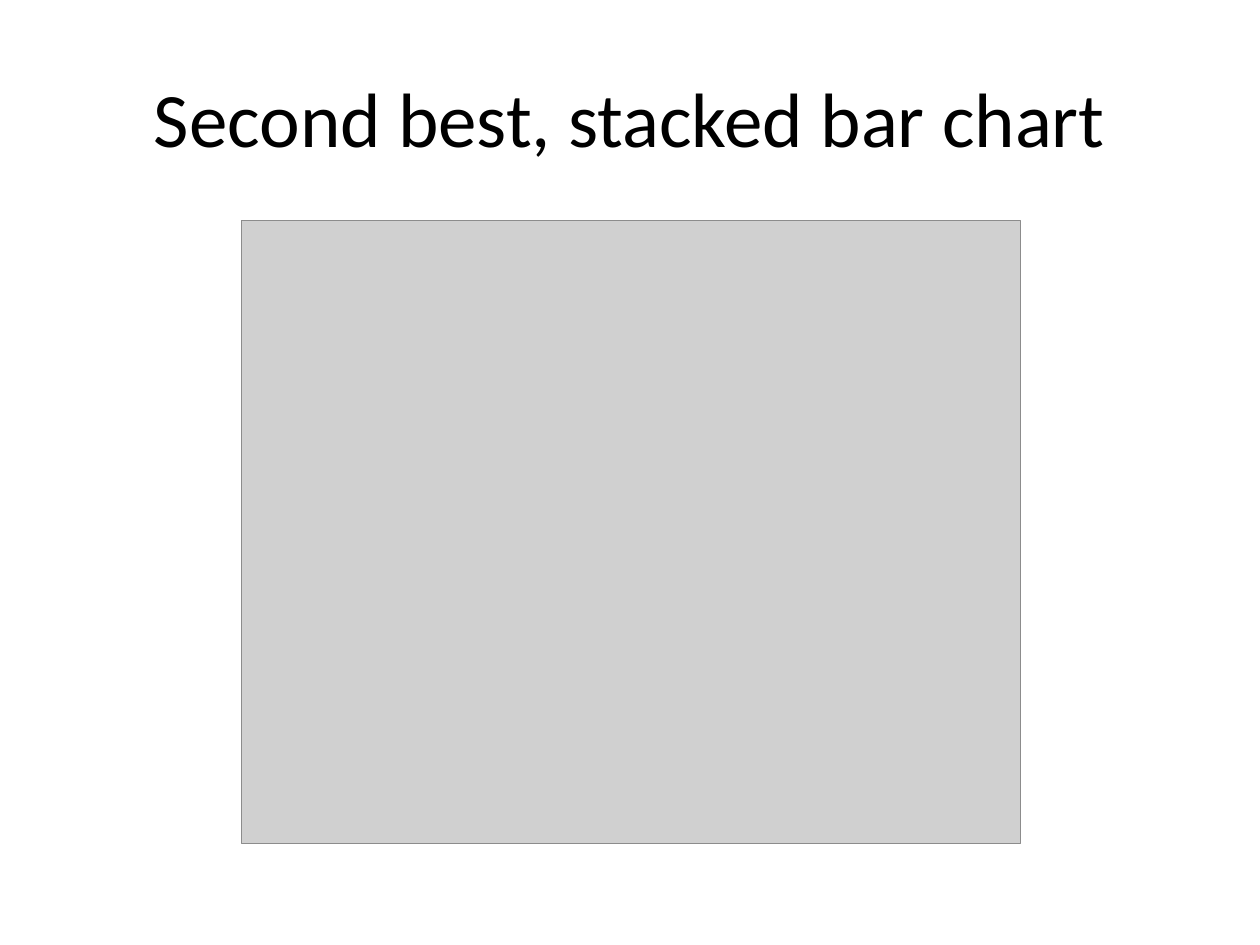
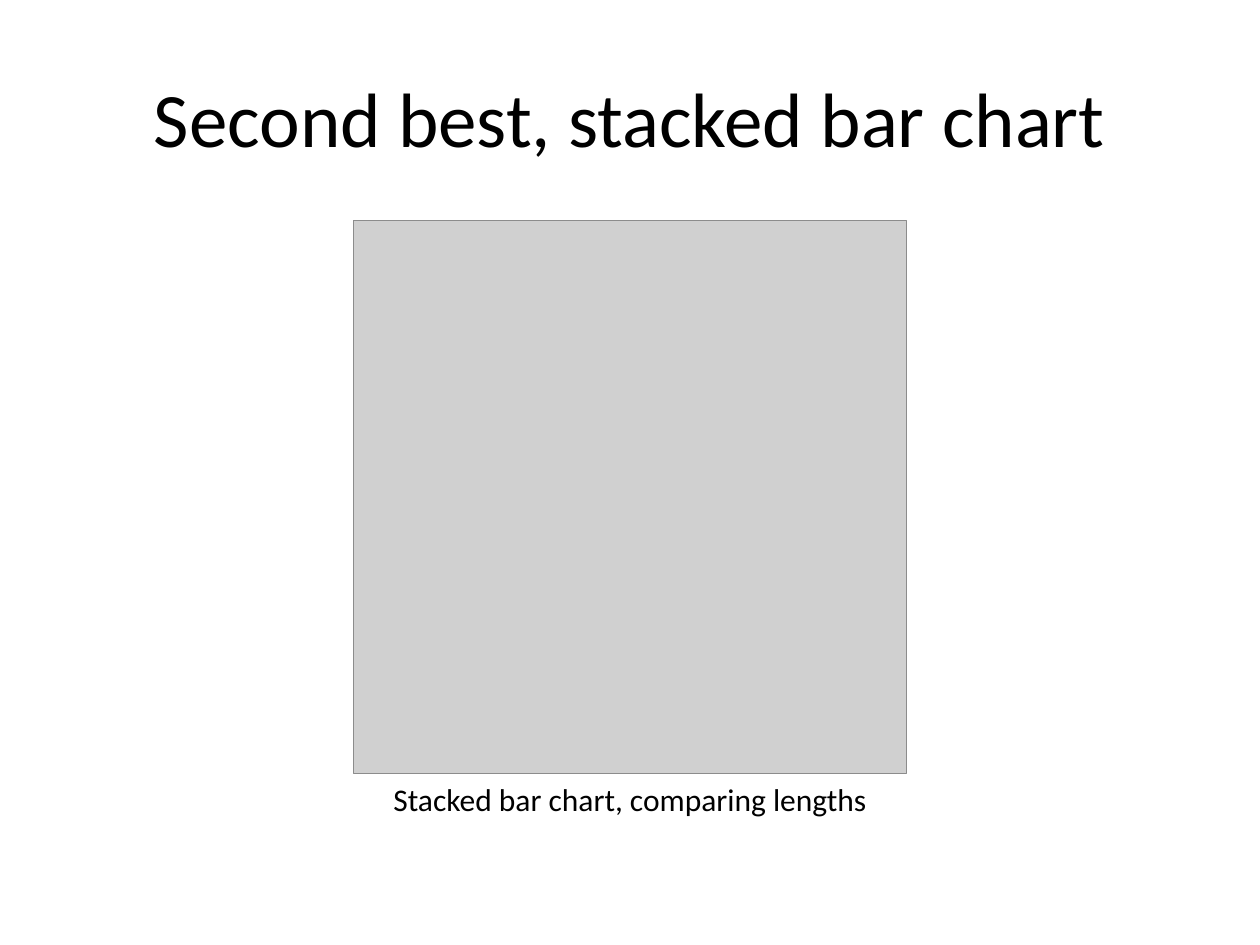
Before and after one commit to pmean/data-visualization, a slide deck: slide 10 of data-viz-01/src/v01-main-scatterplots.pptx. Drawn at 1260x945 pixels with LibreOffice and Linux fonts; fonts in the diff are those of the drawing; grey boxes stand for pictures. Boxes give left, top, right and bottom in pixels: in the first picture for what was removed or moved away, otherwise in the second. Text is boxed around its words. In the diff, an @@ line names an element or a change of style, - is before the commit and + after.

```diff
--- a/data-viz-01/src/v01-main-scatterplots.pptx
+++ b/data-viz-01/src/v01-main-scatterplots.pptx
@@ picture: place and size @@
-picture at [242,220,1021,843]
+picture at [354,220,907,774]
@@ text added at [393,789,866,817], 18 pt, text #000000 @@
+Stacked bar chart, comparing lengths
```
Also in this commit, not shown: 5 other slides changed, 4 slides added, 25 other files.
